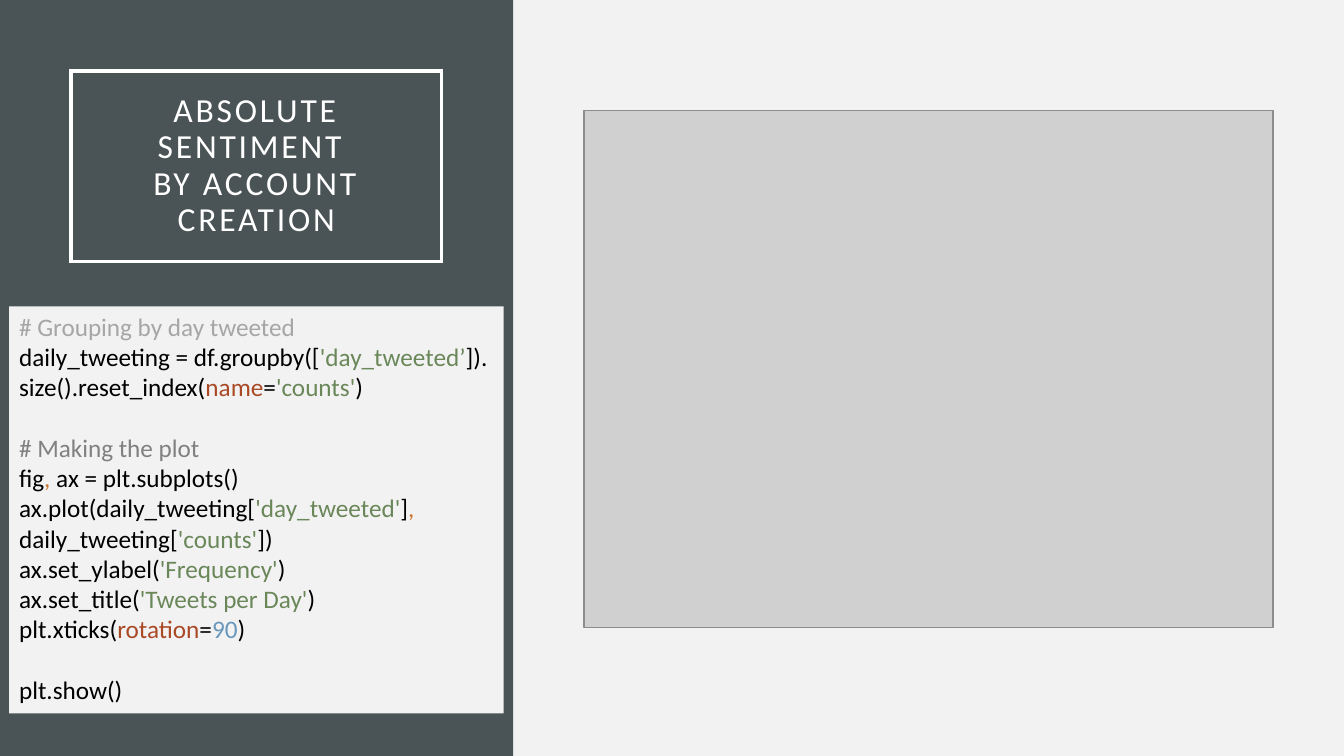
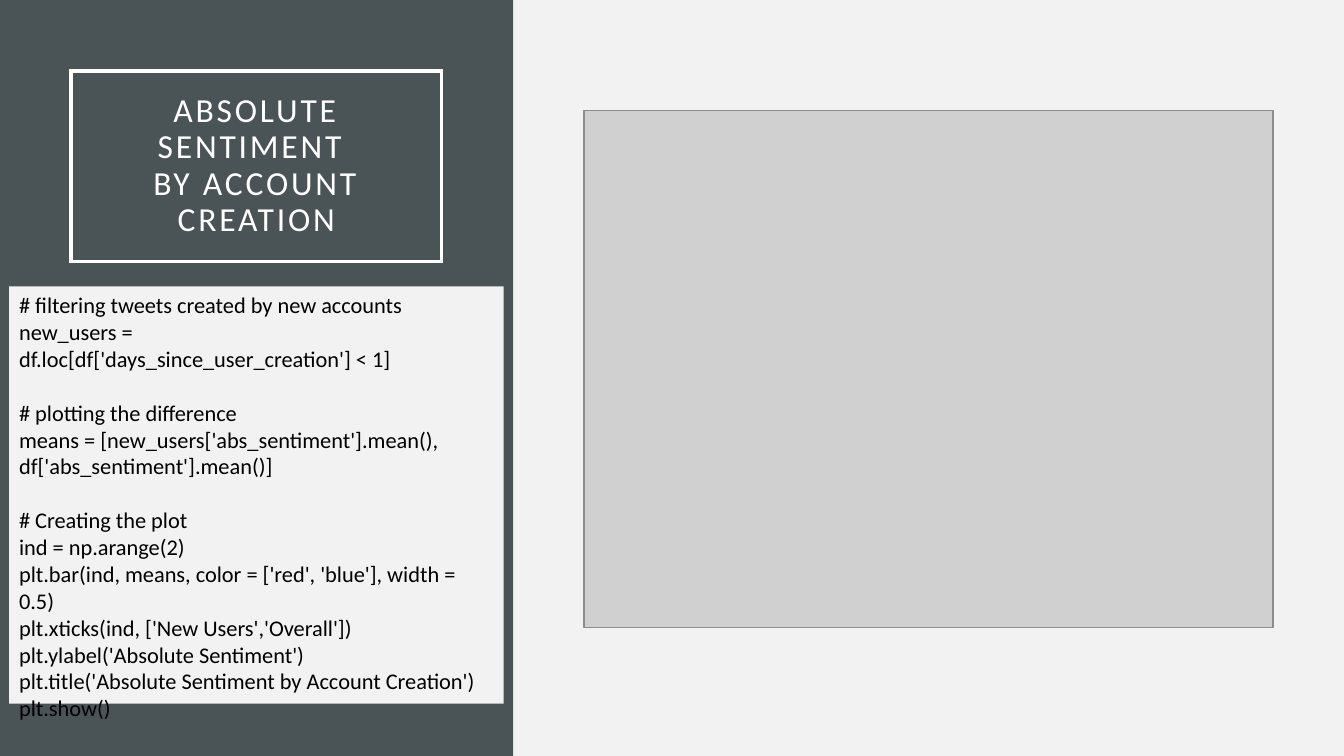
Before and after one commit to ghelms/US_ELECTION, a slide deck: slide 11 of P3_Presentation.pptx. Drawn at 1344x756 pixels with LibreOffice and Linux fonts; fonts in the diff are those of the drawing; grey boxes stand for pictures. Boxes give left, top, right and bottom in pixels: in the first picture for what was removed or moved away, otherwise in the second. Text is boxed around its words. In the diff, an @@ line names an element or a change of style, - is before the commit and + after.

```diff
--- a/P3_Presentation.pptx
+++ b/P3_Presentation.pptx
@@ rectangle "# filtering tweets created by ...": place and size @@
-rectangle "# filtering tweets created by ..." at (9,307,504,714)
+rectangle "# filtering tweets created by ..." at (9,286,504,704)
@@ text in rectangle at (19,297,475,720): text changed; size 18 to 16 pt @@
-# Grouping by day tweeted
-daily_tweeting = df.groupby(['day_tweeted’]).
-size().reset_index(name='counts')
-# Making the plot
-fig, ax = plt.subplots()
-ax.plot(daily_tweeting['day_tweeted'], daily_tweeting['counts'])
-ax.set_ylabel('Frequency')
-ax.set_title('Tweets per Day')
-plt.xticks(rotation=90)
-plt.show()
+# filtering tweets created by new accounts
+new_users =
+df.loc[df['days_since_user_creation'] < 1]
+# plotting the difference
+means = [new_users['abs_sentiment'].mean(), df['abs_sentiment'].mean()]
+# Creating the plot
+ind = np.arange(2)
+plt.bar(ind, means, color = ['red', 'blue'], width = 0.5)
+plt.xticks(ind, ['New Users','Overall'])
+plt.ylabel('Absolute Sentiment')
+plt.title('Absolute Sentiment by Account Creation')
+plt.show()
```
Also in this commit, not shown: 1 other file.
